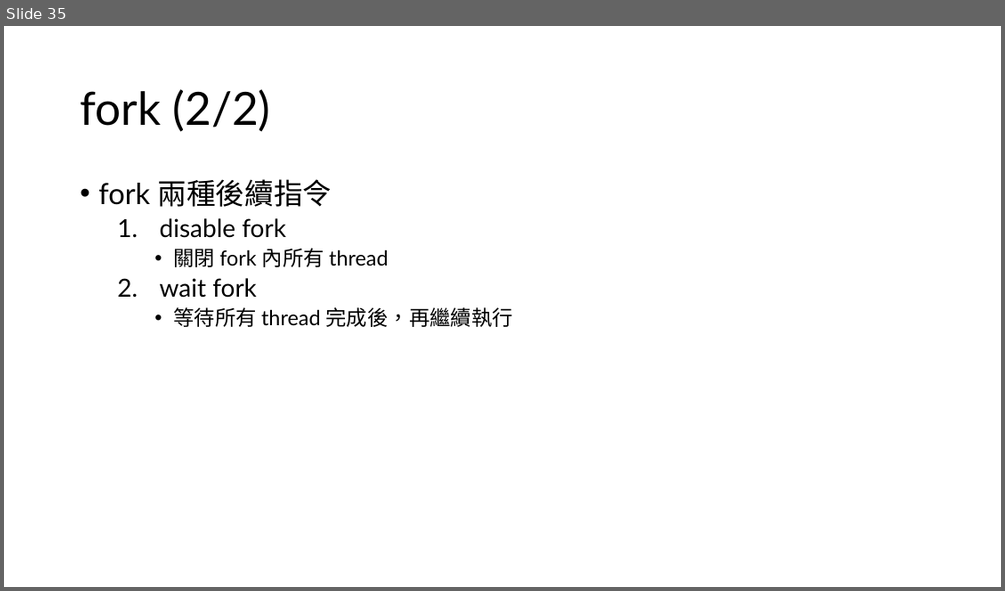
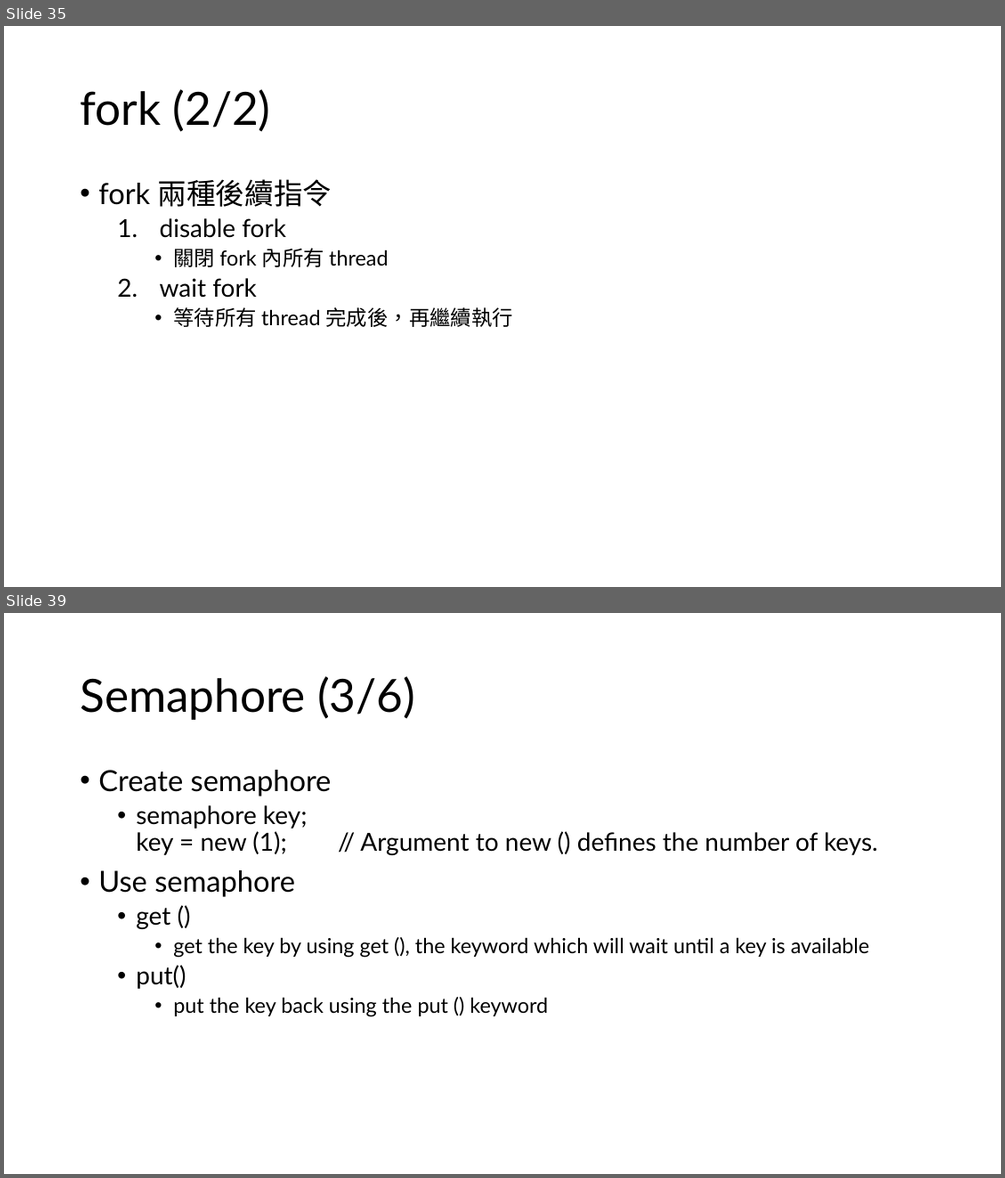
Before and after one commit to s9001055/DV_learning, a slide deck: SystemVerilog_語法學習.pptx. Shown one above the other, each under a label of ours: slide 35 before the commit, slides 35 and 39 after it; the slides between them are not shown. The pictures are 1005x591 and 1005x1178 pixels, drawn with LibreOffice and Linux fonts; fonts in the diff are those of the drawing. Boxes give left, top, right and bottom in pixels: in the first picture for what was removed or moved away, otherwise in the second. Text is boxed around its words. In the diff, an @@ line names an element or a change of style, - is before the commit and + after.

Commit message:
Add: Communication example code 1. event 2. semaphore 3. mailbox 4. Communication slide

```diff
--- a/SystemVerilog_語法學習.pptx
+++ b/SystemVerilog_語法學習.pptx
@@ slide 39 added at box(4, 613, 1001, 1174), background #FFFFFF @@
@@ title added at box(80, 676, 415, 720), 44 pt, text #000000 @@
+Semaphore (3/6)
@@ text added at box(98, 770, 878, 1017), 20 pt, text #000000 @@
+• Create semaphore
+  • semaphore key;
+    key = new (1); // Argument to new () defines the number of keys.
+• Use semaphore
+  • get ()
+    • get the key by using get (), the keyword which will wait until a key is available
+  • put()
+    • put the key back using the put () keyword
```
Also in this commit, not shown: 1 slide changed, 6 other slides added, 3 other files.
